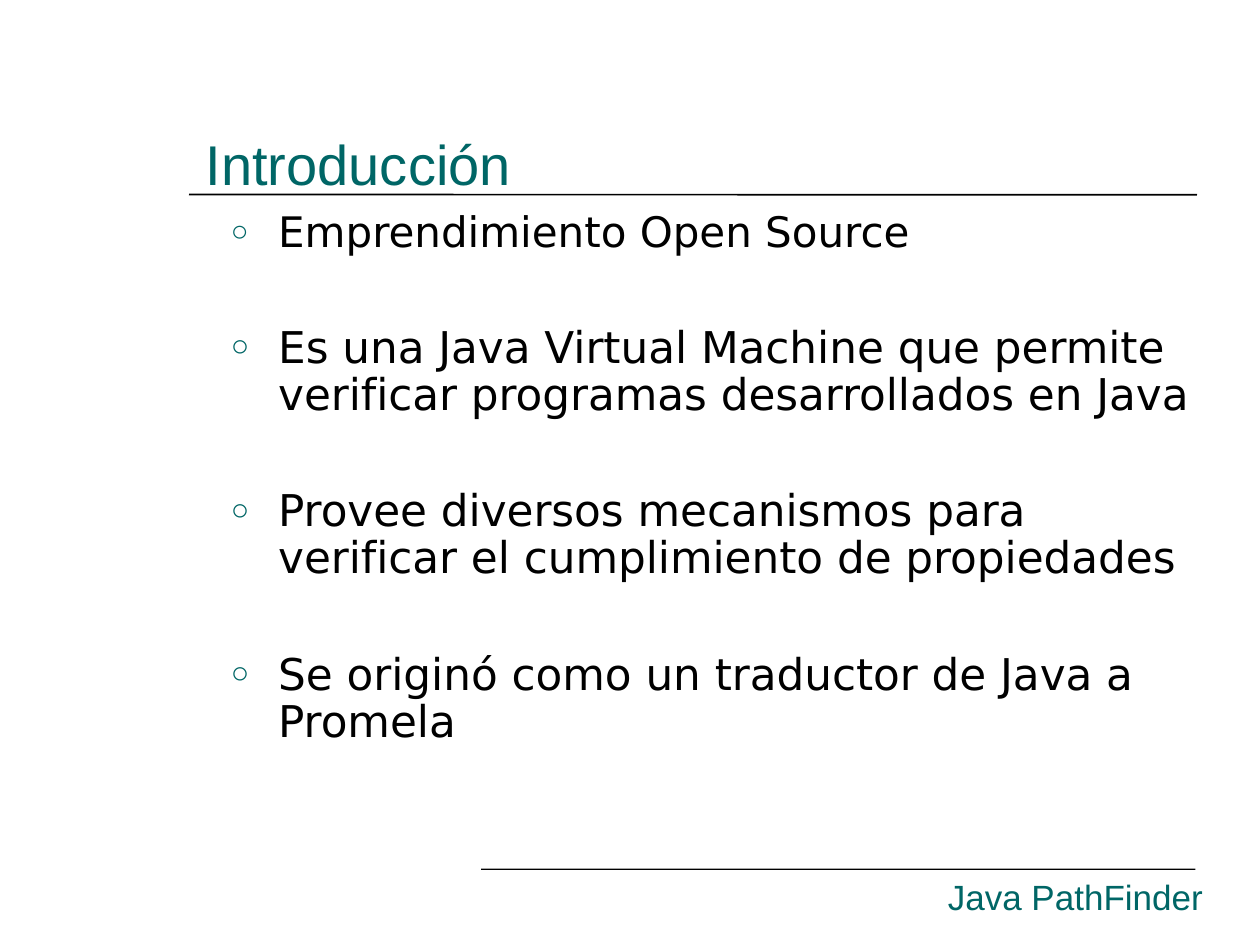
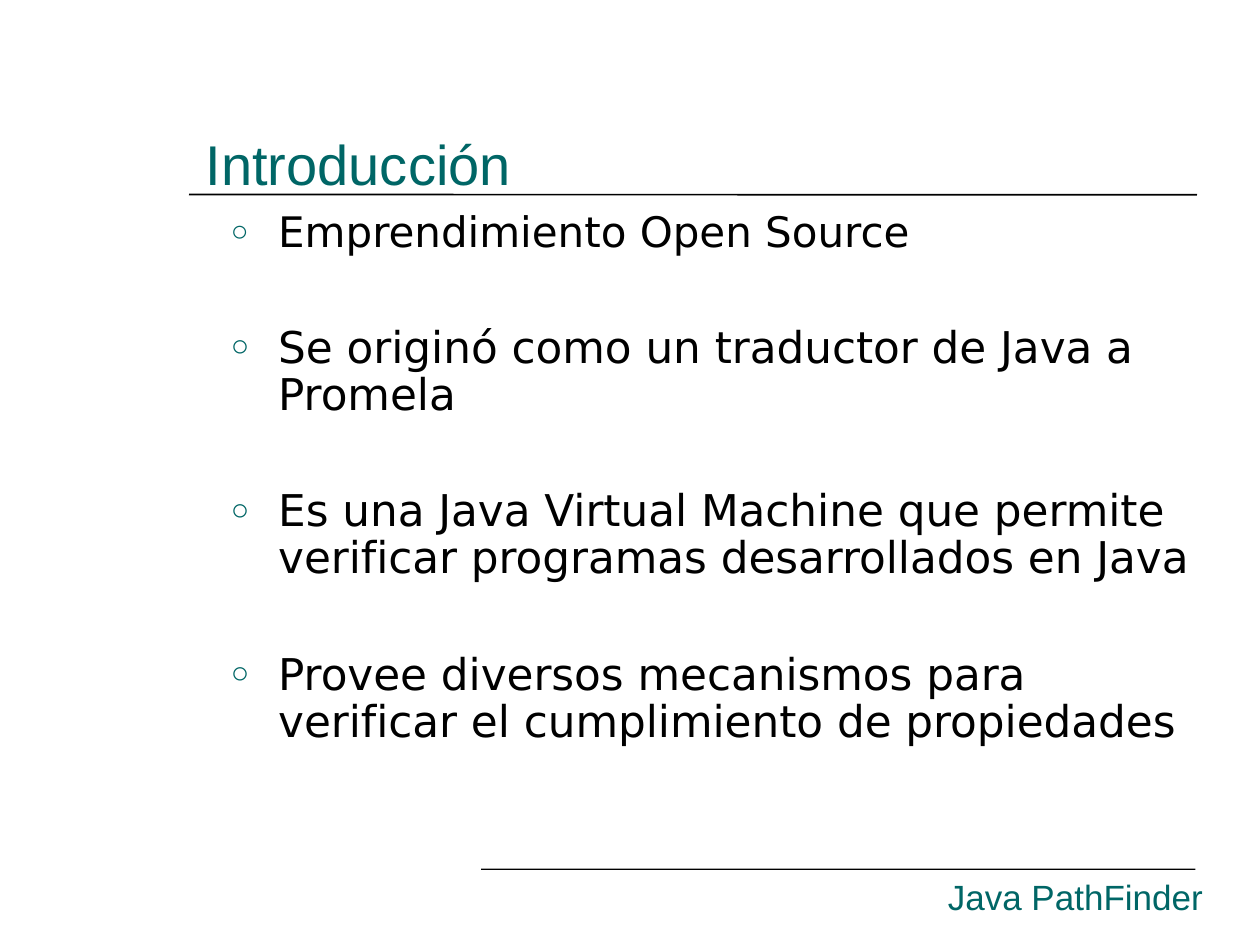
Before and after one commit to hugomelendez/tesis-jpf-2006, a slide deck: slide 16 of tesis-doc/Presentación.ppt. Drawn at 1260x945 pixels with LibreOffice and Linux fonts; fonts in the diff are those of the drawing. Boxes give left, top, right and bottom in pixels: in the first picture for what was removed or moved away, otherwise in the second. Text is boxed around its words. In the diff, an @@ line names an element or a change of style, - is before the commit and + after.

```diff
--- a/tesis-doc/Presentación.ppt
+++ b/tesis-doc/Presentación.ppt
@@ text at box(278, 328, 1133, 411): paragraph added @@
+○ Se originó como un traductor de Java a Promela
@@ text at box(278, 655, 1133, 738): paragraph removed @@
-○ Se originó como un traductor de Java a Promela
```
Also in this commit, not shown: 12 other slides changed.
